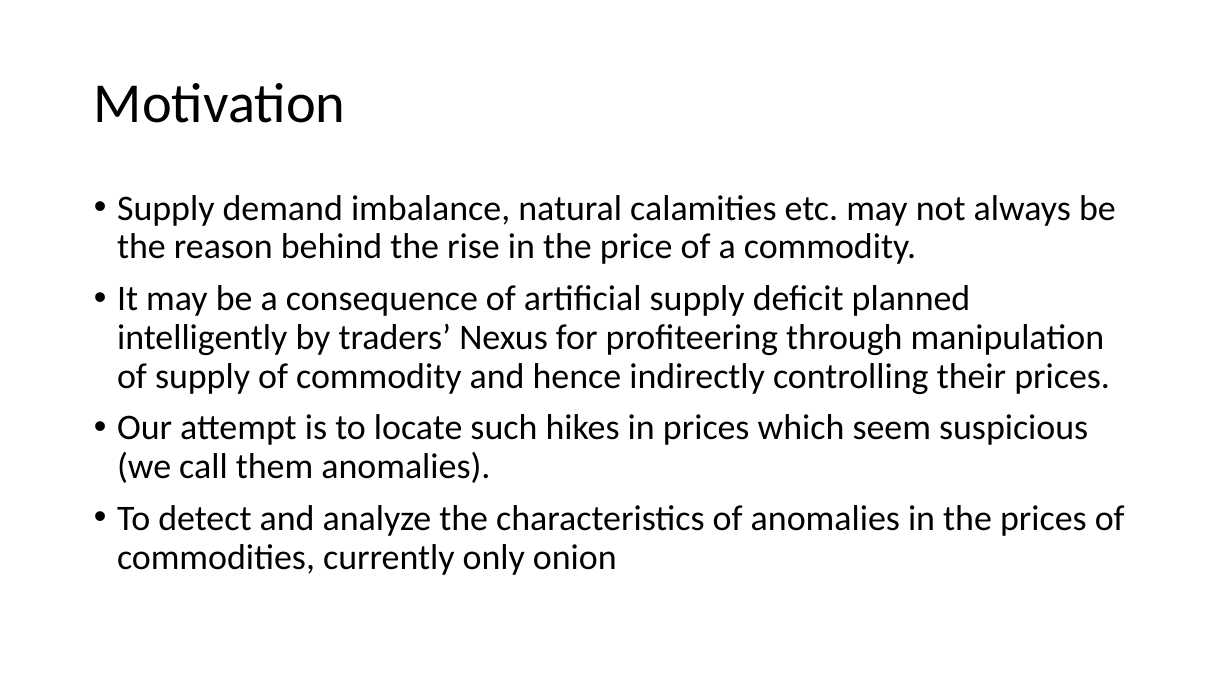
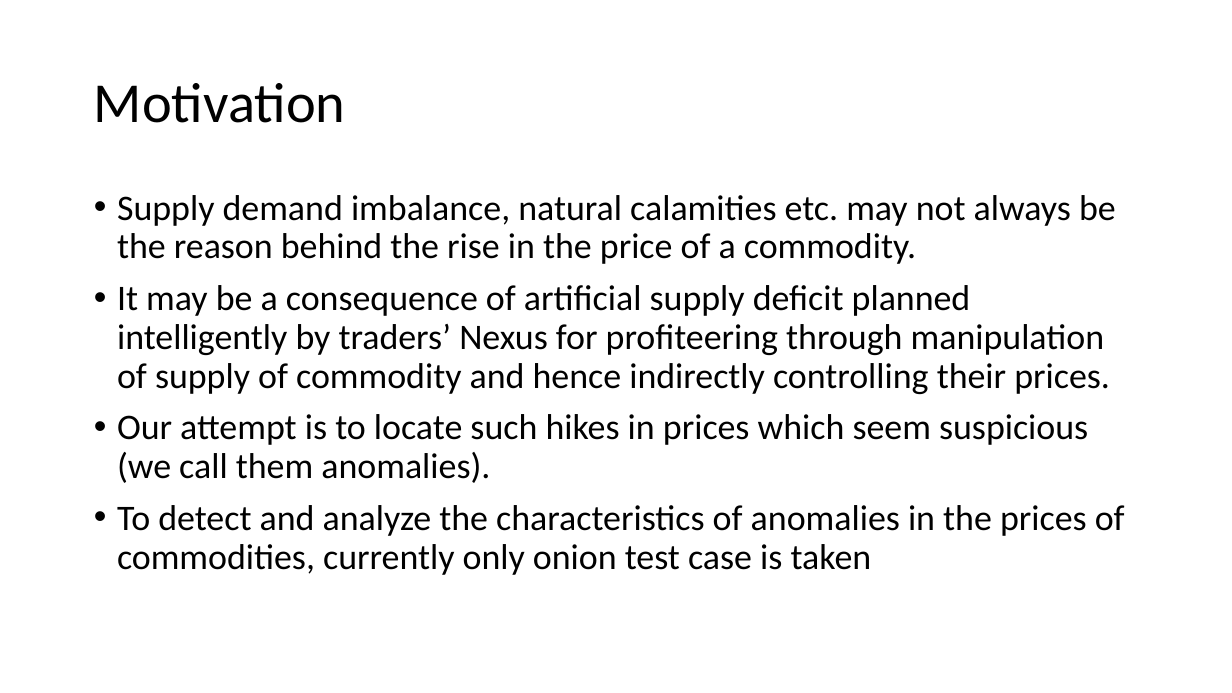
Before and after one commit to baldvaritesh/mtp, a slide deck: slide 3 of thesisPresentation/Thesis.pptx (slide 4 before the commit). Drawn at 1232x693 pixels with LibreOffice and Linux fonts; fonts in the diff are those of the drawing. Boxes give left, top, right and bottom in pixels: in the first picture for what was removed or moved away, otherwise in the second. Text is boxed around its words. In the diff, an @@ line names an element or a change of style, - is before the commit and + after.

```diff
--- a/thesisPresentation/Thesis.pptx
+++ b/thesisPresentation/Thesis.pptx
@@ text at (117,505,1125,575): text changed @@
-• To detect and analyze the characteristics of anomalies in the prices of commodities, currently only onion
+• To detect and analyze the characteristics of anomalies in the prices of commodities, currently only onion test case is taken
```
Also in this commit, not shown: 8 other slides changed, 6 slides added, 1 slide removed, 14 other files.
